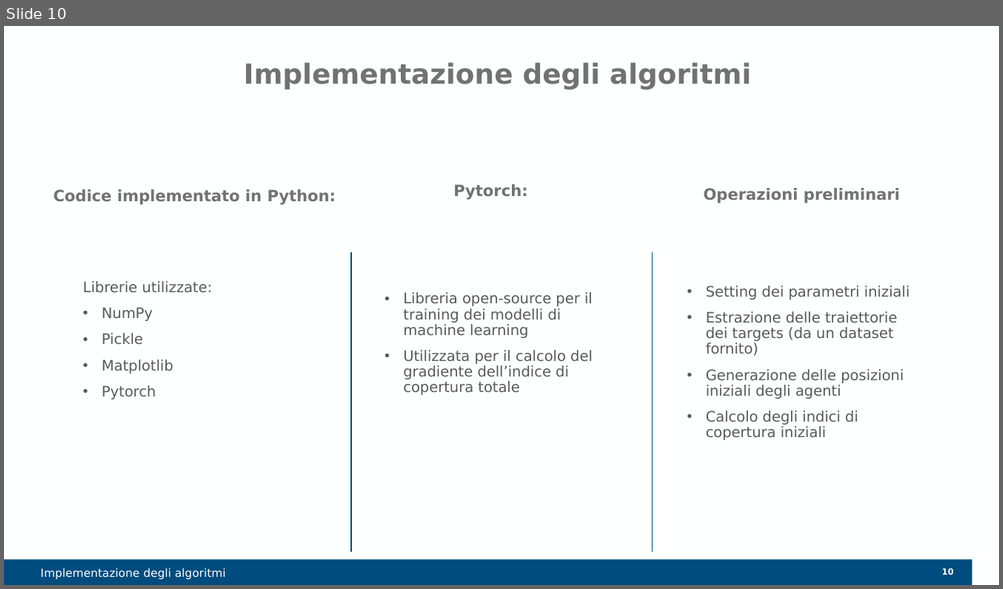
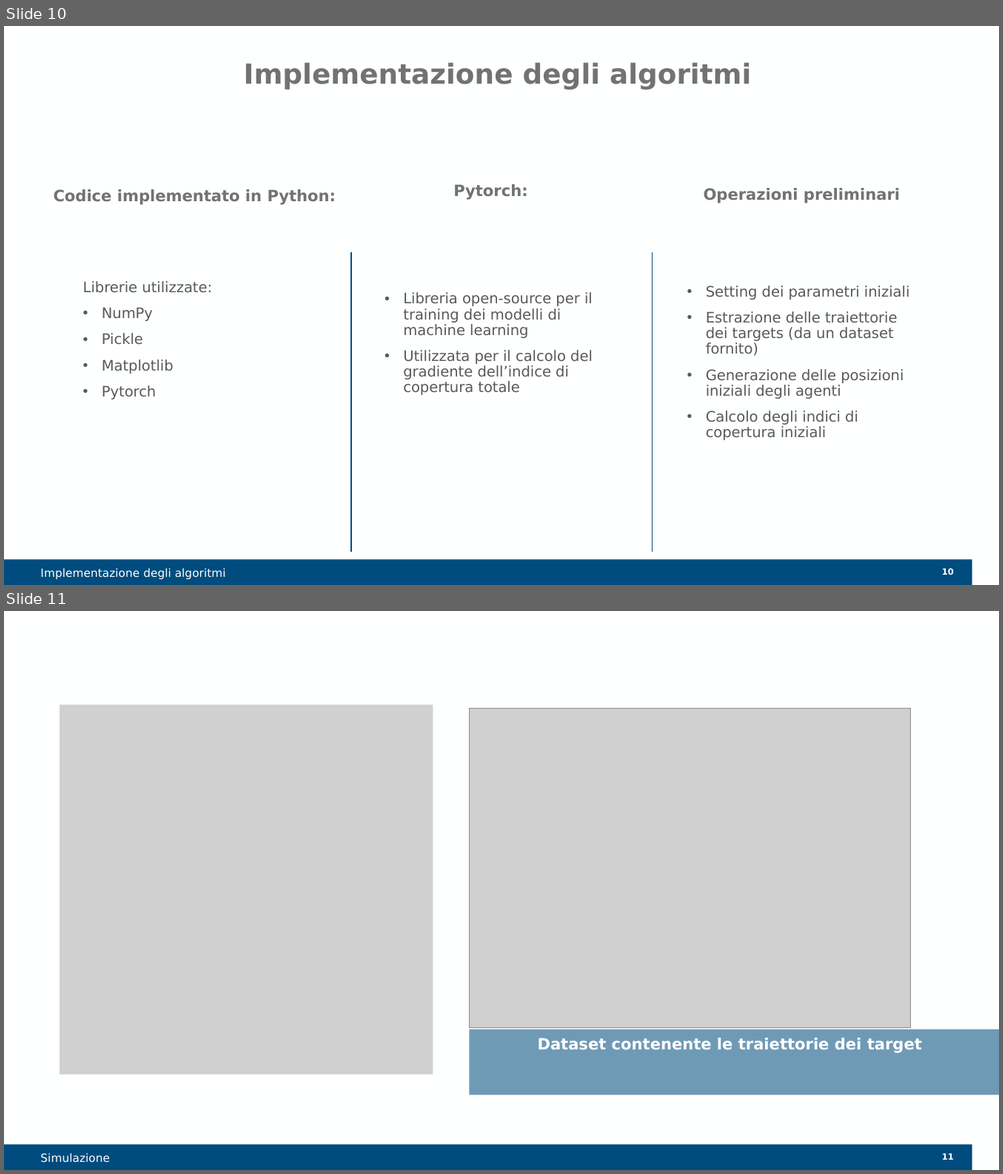
Before and after one commit to IvanNece/Tesi_Necerini, a slide deck: PowerPoint/TesiNecerini_Presentazione.pptx. Shown one above the other, each under a label of ours: slide 10 before the commit, slides 10 and 11 after it. The pictures are 1003x589 and 1003x1174 pixels, drawn with LibreOffice and Linux fonts; fonts in the diff are those of the drawing; grey boxes stand for pictures; background and template pictures are left out. Boxes give left, top, right and bottom in pixels: in the first picture for what was removed or moved away, otherwise in the second. Text is boxed around its words. In the diff, an @@ line names an element or a change of style, - is before the commit and + after.

```diff
--- a/PowerPoint/TesiNecerini_Presentazione.pptx
+++ b/PowerPoint/TesiNecerini_Presentazione.pptx
@@ slide 11 added at (4, 611, 999, 1170), background #FEFFFF; not listed: 2 template elements that a slide beside it also shows @@
@@ picture added at (60, 704, 432, 1074) @@
@@ picture added at (469, 709, 910, 1028) @@
@@ text added at (469, 1030, 999, 1096), fill #004C7E at 56% opacity, 11.2 pt, text #FEFFFF, bold @@
+Dataset contenente le traiettorie dei target
@@ text added at (40, 1153, 110, 1163), 8.2 pt, text #FFFFFF @@
+Simulazione
```
Also in this commit, not shown: 1 slide changed, 1 other slide added, 6 other files.
